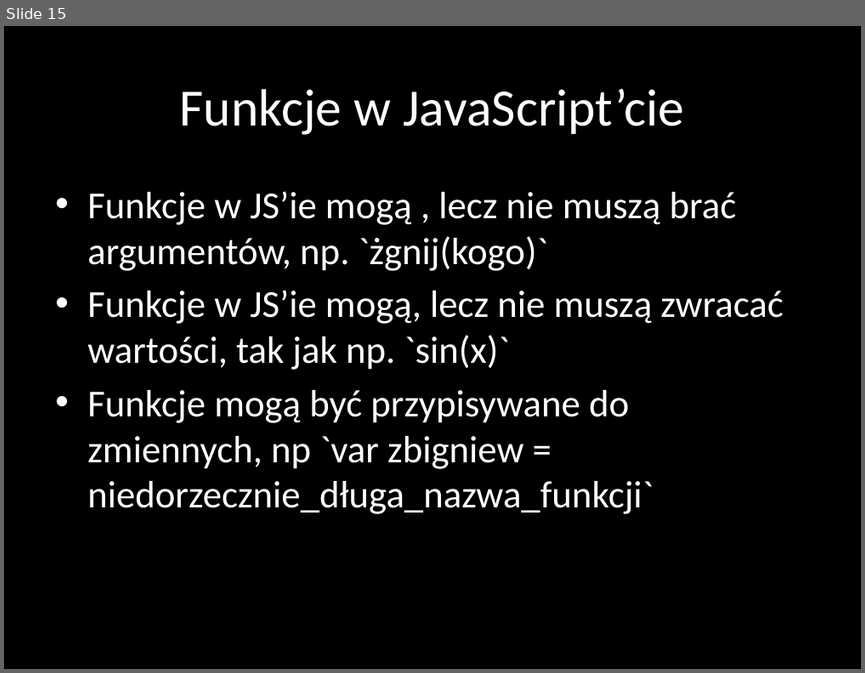
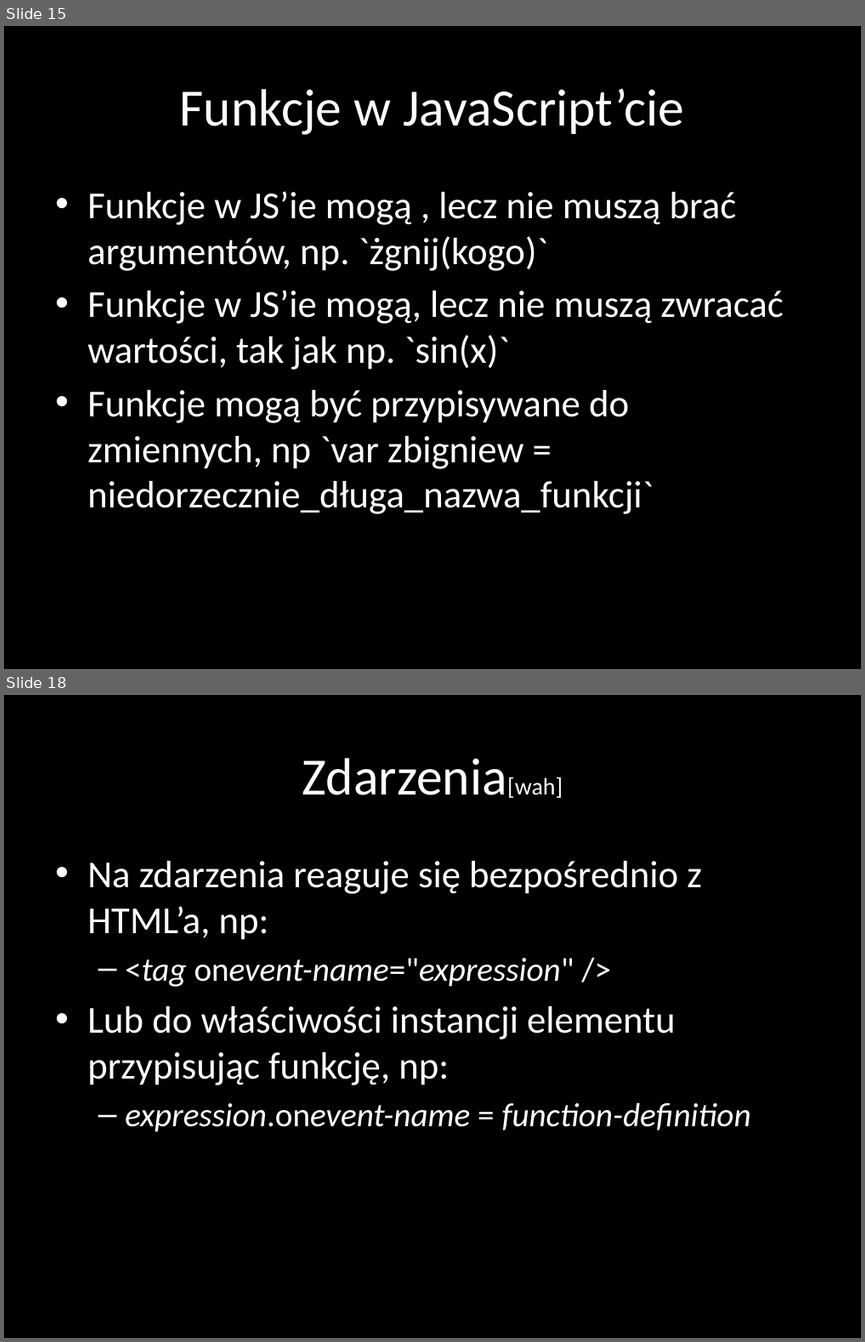
Before and after one commit to nabijaczleweli/UniwersytetDzieci-Google-2015-prezentacja, a slide deck: prezentacja/JavaScript.pptx. Shown one above the other, each under a label of ours: slide 15 before the commit, slides 15 and 18 after it; the slides between them are not shown. The pictures are 865x673 and 865x1342 pixels, drawn with LibreOffice and Linux fonts; fonts in the diff are those of the drawing. Boxes give left, top, right and bottom in pixels: in the first picture for what was removed or moved away, otherwise in the second. Text is boxed around its words. In the diff, an @@ line names an element or a change of style, - is before the commit and + after.

```diff
--- a/prezentacja/JavaScript.pptx
+++ b/prezentacja/JavaScript.pptx
@@ slide 18 added at bbox=[4, 695, 861, 1338], background #000000 @@
@@ title added at bbox=[302, 758, 562, 798], 44 pt, text #FFFFFF @@
+Zdarzenia[wah]
@@ text added at bbox=[87, 861, 751, 1132], 32 pt, text #FFFFFF @@
+• Na zdarzenia reaguje się bezpośrednio z HTML’a, np:
+  – <tag onevent-name="expression" />
+• Lub do właściwości instancji elementu przypisując funkcję, np:
+  – expression.onevent-name = function-definition
```
Also in this commit, not shown: 5 other slides added, 7 other files.
